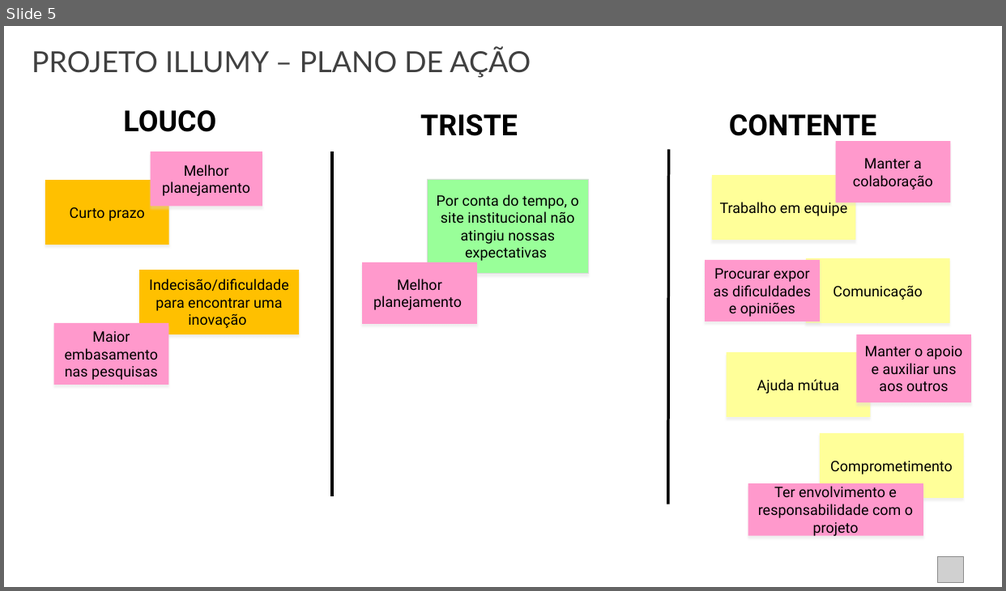
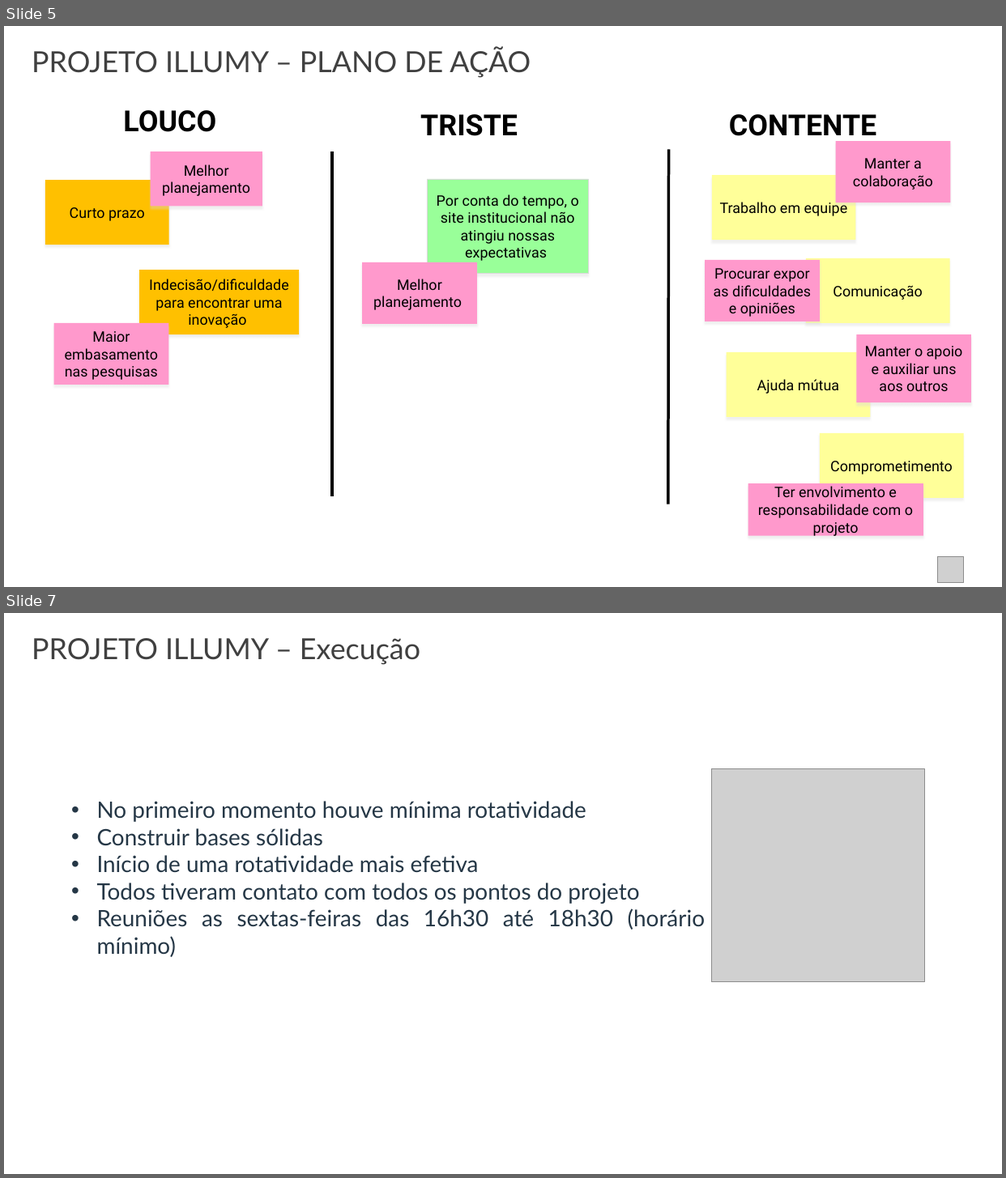
Before and after one commit to guimingardi/C-ynvest, a slide deck: Documentação/Sprint-2/Pesquisa e Inovacao- lições aprendidas.pptx. Shown one above the other, each under a label of ours: slide 5 before the commit, slides 5 and 7 after it; the slides between them are not shown. The pictures are 1006x591 and 1006x1178 pixels, drawn with LibreOffice and Linux fonts; fonts in the diff are those of the drawing; grey boxes stand for pictures. Boxes give left, top, right and bottom in pixels: in the first picture for what was removed or moved away, otherwise in the second. Text is boxed around its words. In the diff, an @@ line names an element or a change of style, - is before the commit and + after.

```diff
--- a/Documentação/Sprint-2/Pesquisa e Inovacao- lições aprendidas.pptx
+++ b/Documentação/Sprint-2/Pesquisa e Inovacao- lições aprendidas.pptx
@@ slide 7 added at <box>4,613,1002,1174</box>, background #FFFFFF @@
@@ text added at <box>32,638,420,665</box>, 30.9 pt, text #404040 @@
+PROJETO ILLUMY – Execução
@@ picture added at <box>711,769,924,982</box> @@
@@ text added at <box>97,801,705,930</box>, 24 pt, text #253746 @@
+• No primeiro momento houve mínima rotatividade
+• Construir bases sólidas
+• Início de uma rotatividade mais efetiva
+• Todos tiveram contato com todos os pontos do projeto
+• Reuniões as sextas-feiras das 16h30 até 18h30 (horário mínimo)
```
Also in this commit, not shown: 1 slide changed, 3 other slides added.
